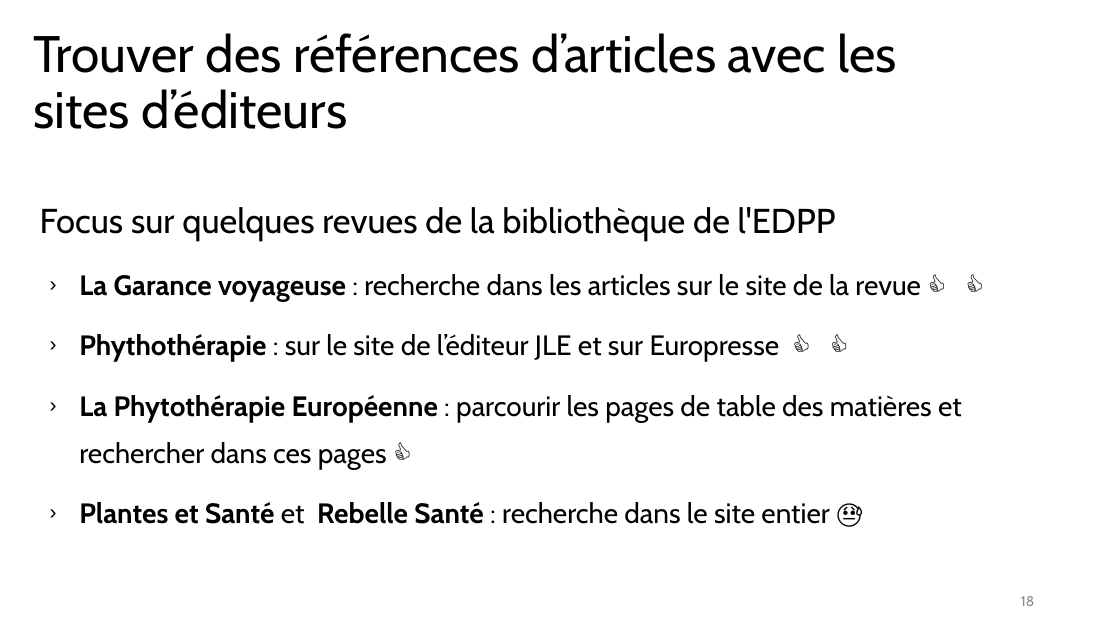
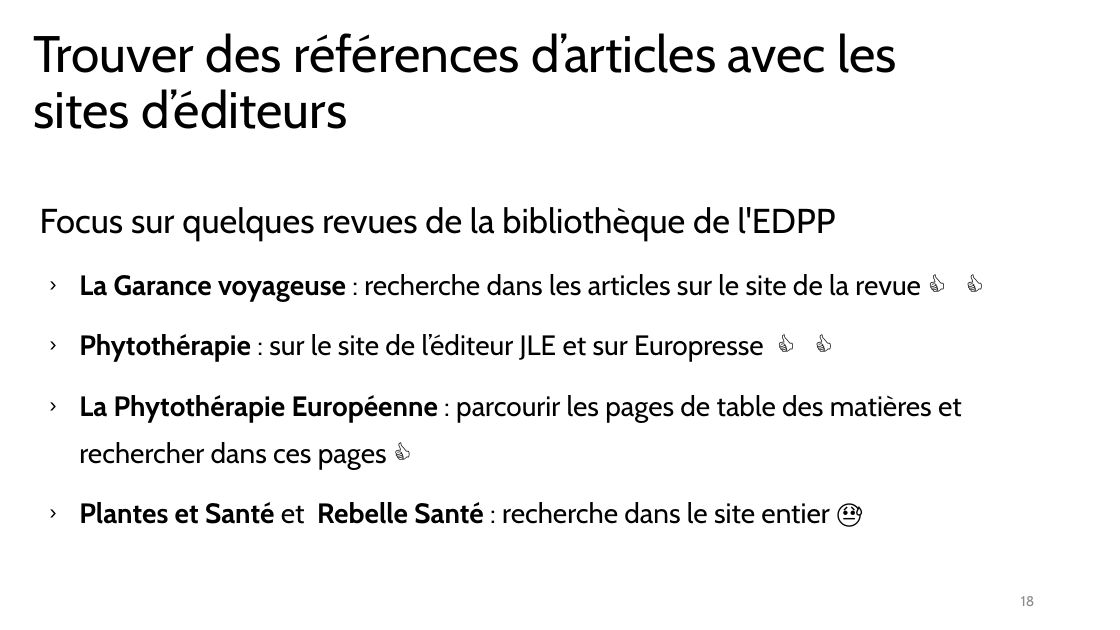
Before and after one commit to fflamerie/biblio_EDPP, a slide deck: slide 18 of doc_EDPP/EDPP_RechBiblio_FFlamerie.odp. Drawn at 1120x630 pixels with LibreOffice and Linux fonts; fonts in the diff are those of the drawing. Boxes give left, top, right and bottom in pixels: in the first picture for what was removed or moved away, otherwise in the second. Text is boxed around its words. In the diff, an @@ line names an element or a change of style, - is before the commit and + after.

```diff
--- a/doc_EDPP/EDPP_RechBiblio_FFlamerie.odp
+++ b/doc_EDPP/EDPP_RechBiblio_FFlamerie.odp
@@ text at (79,334,764,362): text changed @@
-  › Phythothérapie : sur le site de l’éditeur JLE et sur Europresse 👍 👍
+  › Phytothérapie : sur le site de l’éditeur JLE et sur Europresse 👍 👍
```
Also in this commit, not shown: 6 other slides changed, 3 other files.
